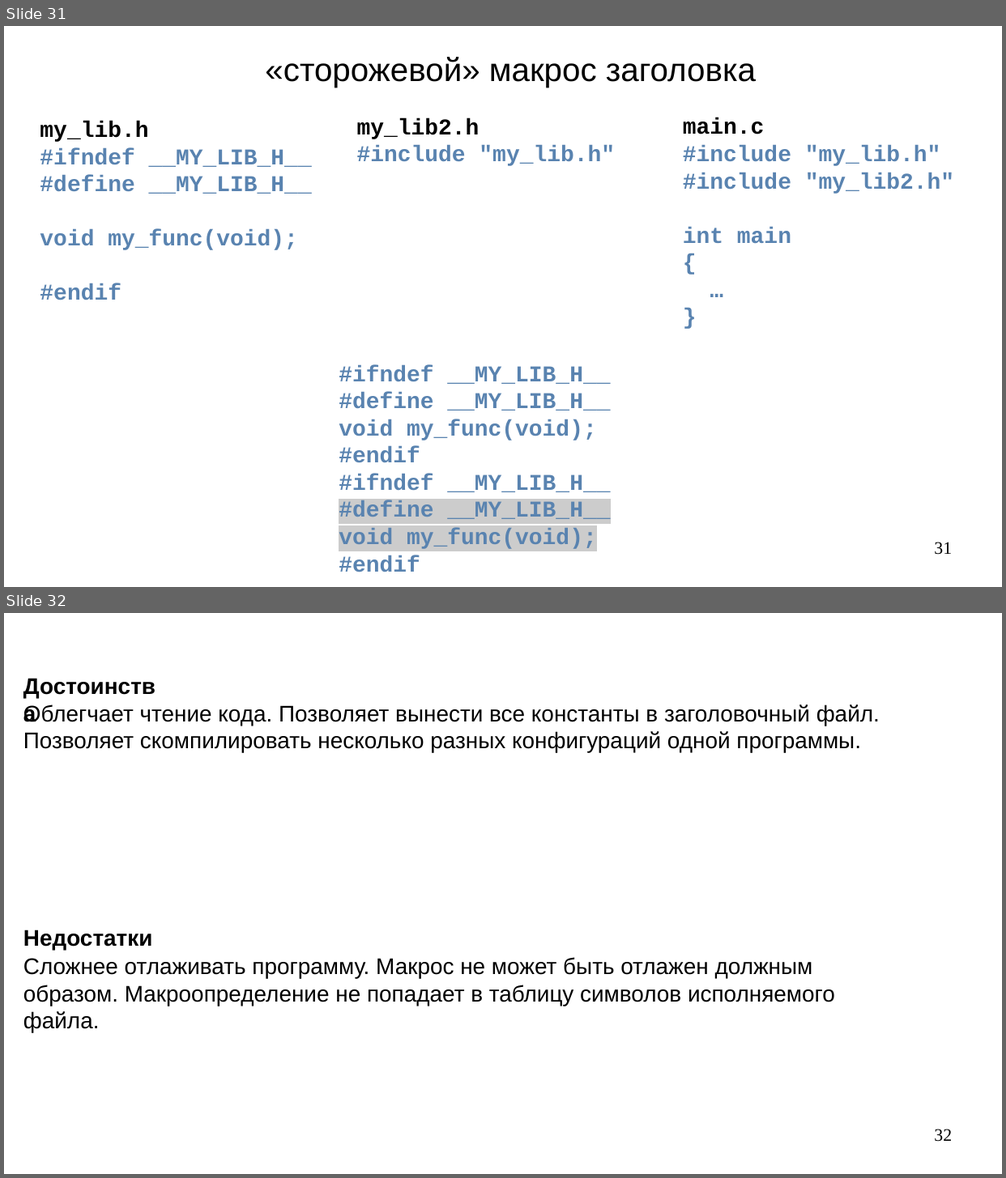
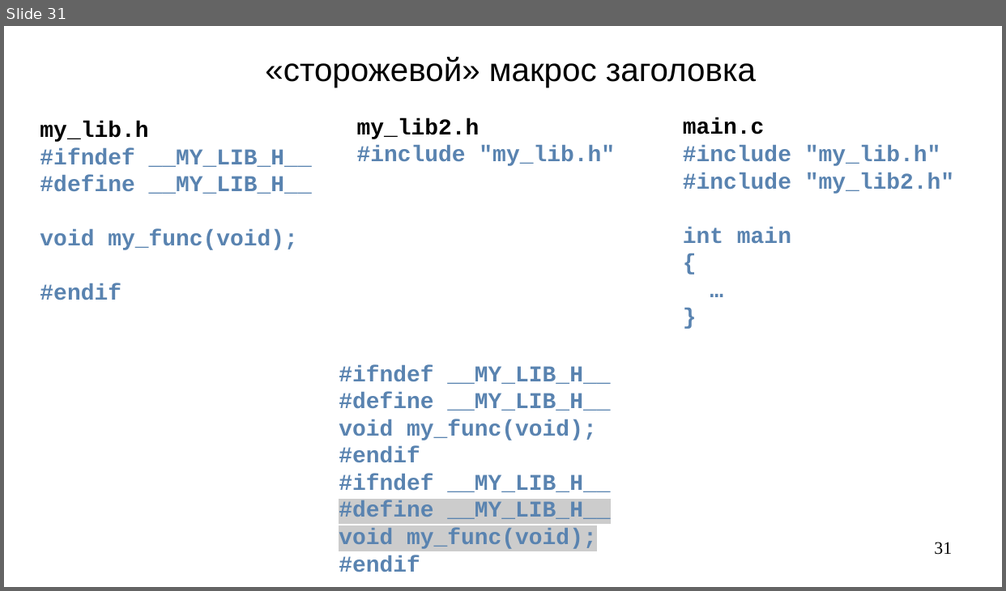
Before and after one commit to steelcraft/stud-lab, a slide deck: Лекции/CBCP01#L4.odp. Shown one above the other, each under a label of ours: slides 31 and 32 before the commit, slide 31 after it. The pictures are 1006x1178 and 1006x591 pixels, drawn with LibreOffice and Linux fonts; fonts in the diff are those of the drawing. Boxes give left, top, right and bottom in pixels: in the first picture for what was removed or moved away, otherwise in the second. Text is boxed around its words. In the diff, an @@ line names an element or a change of style, - is before the commit and + after.

```diff
--- a/Лекции/CBCP01#L4.odp
+++ b/Лекции/CBCP01#L4.odp
@@ slide 32 removed at (4, 613, 1002, 1174), background #FFFFFF @@
@@ text removed at (15, 667, 177, 727) @@
-Достоинства
@@ text removed at (23, 705, 880, 752) @@
-Облегчает чтение кода. Позволяет вынести все константы в заголовочный файл.
-Позволяет скомпилировать несколько разных конфигураций одной программы.
@@ text removed at (23, 930, 153, 950) @@
-Недостатки
@@ text removed at (23, 957, 835, 1033) @@
-Сложнее отлаживать программу. Макрос не может быть отлажен должным образом. Макроопределение не попадает в таблицу символов исполняемого файла.
@@ page number removed at (934, 1129, 952, 1142) @@
-32
```
Also in this commit, not shown: 5 slides changed, 1 slide added.
